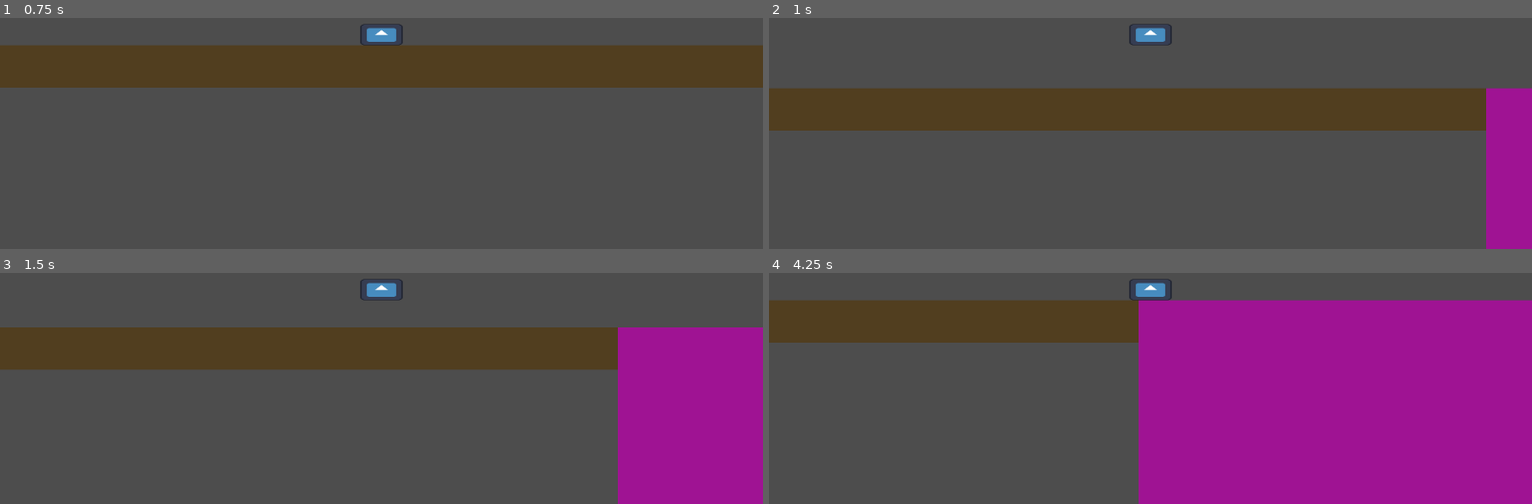
Above: before the commit, frames 1-4 (two rows, left to right).
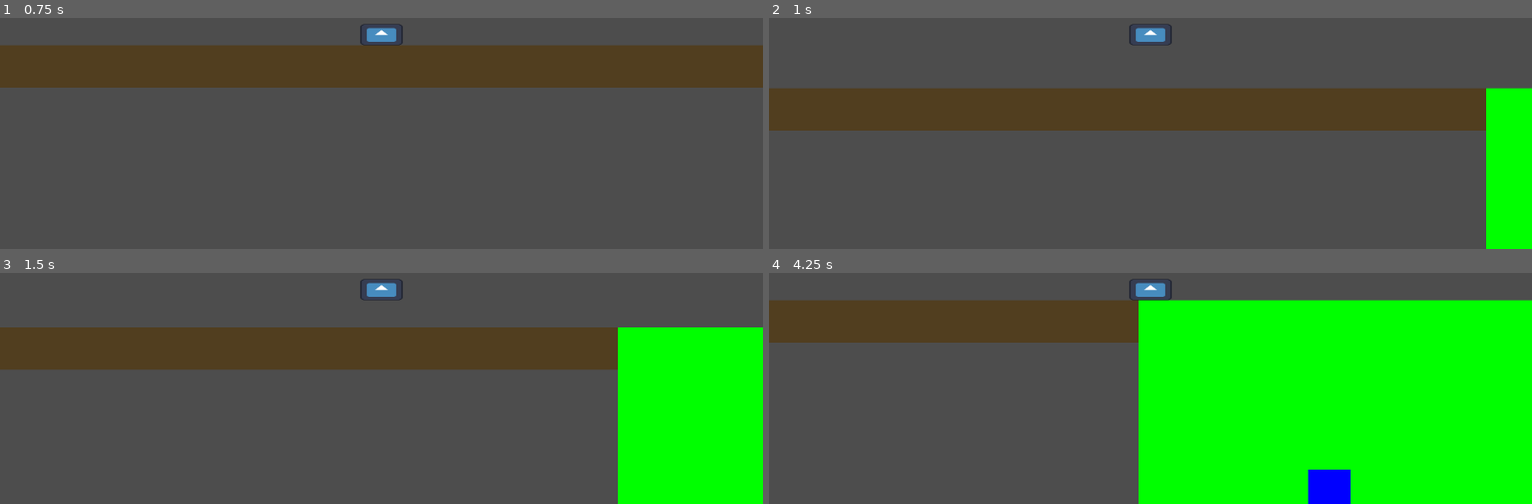
Above: after the commit, the same moments.

Repository: Vryllon/Meow_Miners
Game: Godot game, scene res://Scenes/levels/lobby.tscn
The game is run twice, just before and just after one commit, with the same random seed, the same clock (stepped at 60 frames per second) and the same inputs. The project has no main scene, so this scene is started directly. The engine's default icon, where the game draws it, is replaced by a stand-in: a white triangle on a blue panel in a dark square.
Inputs:
- Up to frame 1 (0.75 s): hold Right (move_right) from 0.53 s (still down)
- Up to frame 2 (1 s): keep holding Right (move_right); tap W (jump) at 0.77 s
- Up to frame 3 (1.5 s): keep holding Right (move_right)
- Up to frame 4 (4.25 s): tap W (jump) at 1.52, 3.02, 3.77 s; release Right (move_right) at 2.03 s; hold A (move_left) 2.03-2.78 s; hold Right (move_right) from 2.78 s (still down)

Frame 1 is identical in both runs. In frame 2, 4.2% of the frame differs, in the area x 93-100%, y 30-100%; in frame 3, 15%; in frame 4, 46%, in the area x 48-100%, y 11-100%.

Commit message:
Separated Mineral Data
Separated mineral data to be generated in a different function for better scalability in the future

Diff:
--- a/meow-miners/Scenes/Areas/Mining/mining_pixel.tscn
+++ b/meow-miners/Scenes/Areas/Mining/mining_pixel.tscn
@@ -1,16 +1,21 @@
 [gd_scene format=3 uid="uid://d2rwre2bqheax"]
 
+[ext_resource type="Script" uid="uid://n80lnsasbd8r" path="res://Scripts/Areas/Mining/mining_pixel.gd" id="1_egmom"]
+
 [sub_resource type="Gradient" id="Gradient_axhim"]
+resource_local_to_scene = true
 offsets = PackedFloat32Array(0)
 colors = PackedColorArray(0.6235961, 0.07602627, 0.5800882, 1)
 
 [sub_resource type="GradientTexture2D" id="GradientTexture2D_egmom"]
+resource_local_to_scene = true
 gradient = SubResource("Gradient_axhim")
 
 [sub_resource type="RectangleShape2D" id="RectangleShape2D_tcj5t"]
 size = Vector2(64, 64)
 
 [node name="Mining_Pixel" type="StaticBody2D" unique_id=1363201829]
+script = ExtResource("1_egmom")
 
 [node name="Sprite2D" type="Sprite2D" parent="." unique_id=1383861515]
 texture = SubResource("GradientTexture2D_egmom")
--- a/meow-miners/Scripts/Areas/Mining/mining_area.gd
+++ b/meow-miners/Scripts/Areas/Mining/mining_area.gd
@@ -1,23 +1,63 @@
 extends Node2D
 
+# NOTE : X AND Y ARE INVERTED BECAUSE OF THE 90 DEGREE ROTATION
+
+var WIDTH = 0
+var HEIGHT = 0
+
 var mining_pixel_load : PackedScene = load("res://Scenes/Areas/Mining/mining_pixel.tscn")
+var mining_map: Array = []
+
 
 # Called when the node enters the scene tree for the first time.
 func _ready() -> void:
-	generate_pixels()
+	call_deferred("initialize_mining_map")
 
+func initialize_mining_map() -> void:
+	WIDTH = $Background.scale.y
+	HEIGHT = $Background.scale.x
+	print_debug(HEIGHT)
+	mining_map = generate_mining_map(1,20)
+	generate_pixels(1, 20)
 
 # Called every frame. 'delta' is the elapsed time since the previous frame.
 func _process(delta: float) -> void:
 	pass
 
+# Generates the data array containing the various materials in the mining area
+func generate_mining_map(start : int, end : int) -> Array:
+	var map: Array = []
+
+	for i in (end - start + 1):
+		var level: Array = []
+
+		# add level data
+		level.append(start + i - 1)
+
+		# add the data for each mining pixel at this level
+		for j in $Background.scale.y:
+			level.append(rand_mineral(start + i - 1))
+
+		# add this level to the map
+		map.append(level)
+
+	return map
+
+# generates a random mineral based on the level and returns the int equivalent
+func rand_mineral(level: int) -> int:
+	var r: float = randf()
+	if r <= 0.05:
+		return 1
+
+	return 0
 
 # Generates the mining pixels in the mining area
-func generate_pixels() -> void:
+func generate_pixels(start: int, end: int) -> void:
 	#print_debug(str($Background.scale.x) + " " + str($Background.scale.y))
-	for i in $Background.scale.x:
-		for j in $Background.scale.y:
+	for i in end - start + 1:
+		for j in WIDTH:
 			var mining_pixel = mining_pixel_load.instantiate()
 			add_child(mining_pixel)
 			mining_pixel.name = "mining_pixel_" + str(i) + "_" + str(j)
-			mining_pixel.position = Vector2((i - $Background.scale.x/2) * 64 + 32, (j - $Background.scale.y/2) * 64 + 32)
+			mining_pixel.position = Vector2((i - HEIGHT/2) * 64 + 32, (j - WIDTH/2) * 64 + 32)
+			mining_pixel.set_mineral(mining_map[start+i-1][j+1])
--- /dev/null
+++ b/meow-miners/Scripts/Areas/Mining/mining_pixel.gd
@@ -0,0 +1,7 @@
+extends StaticBody2D
+
+func set_mineral(mineral : int) -> void:
+	match mineral:
+		0: $Sprite2D.texture.gradient.colors[0] = Color("Green")
+		1: $Sprite2D.texture.gradient.colors[0] = Color("Blue")
+		_: print_debug("ERROR : Mineral data not found")
Not shown, added: meow-miners/Scripts/Areas/Mining/mining_pixel.gd.uid
